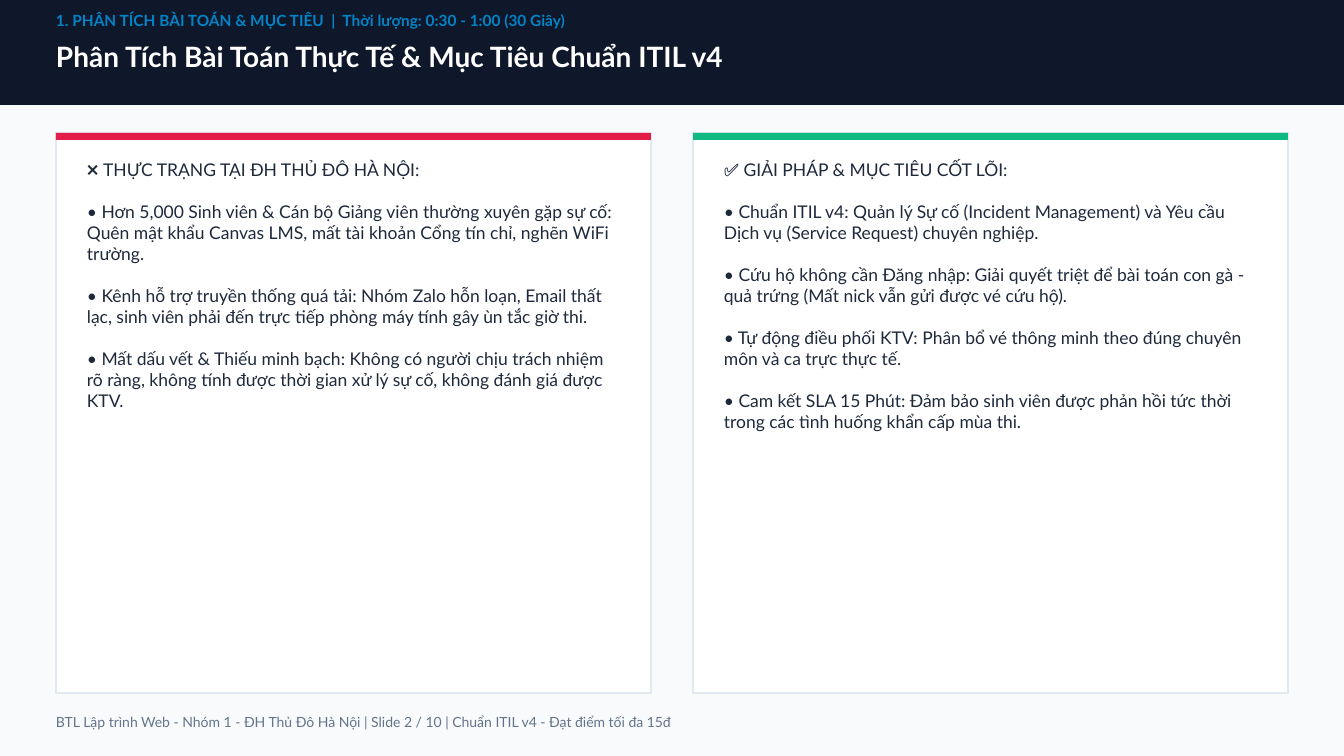
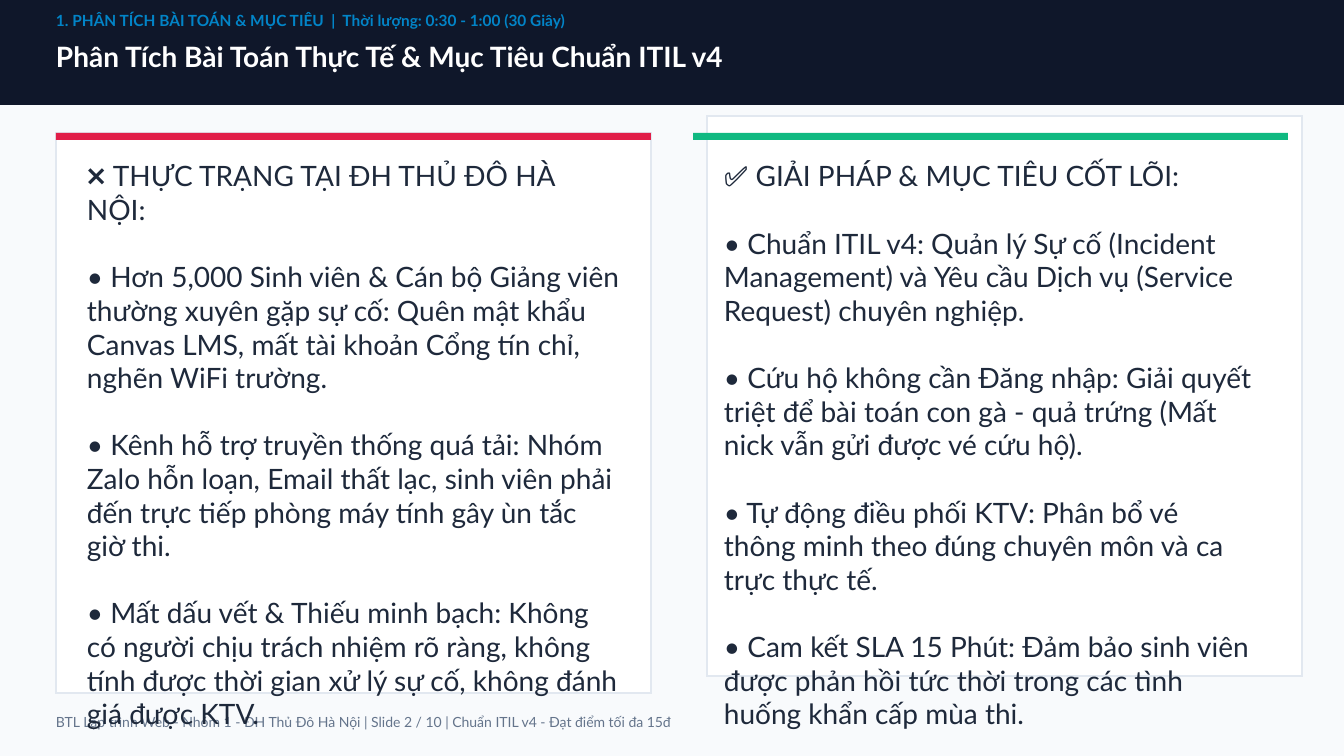
Before and after one commit to trlinhhhhcopp/bai-tap-lon-lap-trinh-web-nhom1, a slide deck: slide 2 of docs/Bao_Ve_BTL_Nhom1_Helpdesk_5Phut_15Diem.pptx. Drawn at 1344x756 pixels with LibreOffice and Linux fonts; fonts in the diff are those of the drawing. Boxes give left, top, right and bottom in pixels: in the first picture for what was removed or moved away, otherwise in the second. Text is boxed around its words. In the diff, an @@ line names an element or a change of style, - is before the commit and + after.

```diff
--- a/docs/Bao_Ve_BTL_Nhom1_Helpdesk_5Phut_15Diem.pptx
+++ b/docs/Bao_Ve_BTL_Nhom1_Helpdesk_5Phut_15Diem.pptx
@@ rectangle: place and size @@
-rectangle at <box>694,133,1289,694</box>
+rectangle at <box>707,116,1302,677</box>
@@ text "❌ THỰC TRẠNG TẠI ĐH ..." at <box>87,162,619,696</box>: size 12.5 to 20 pt @@
@@ text "✅ GIẢI PHÁP & MỤC ..." at <box>724,162,1251,729</box>: size 12.5 to 20 pt @@
```
Also in this commit, not shown: 7 other slides changed, 1 slide removed, 4 other files.
